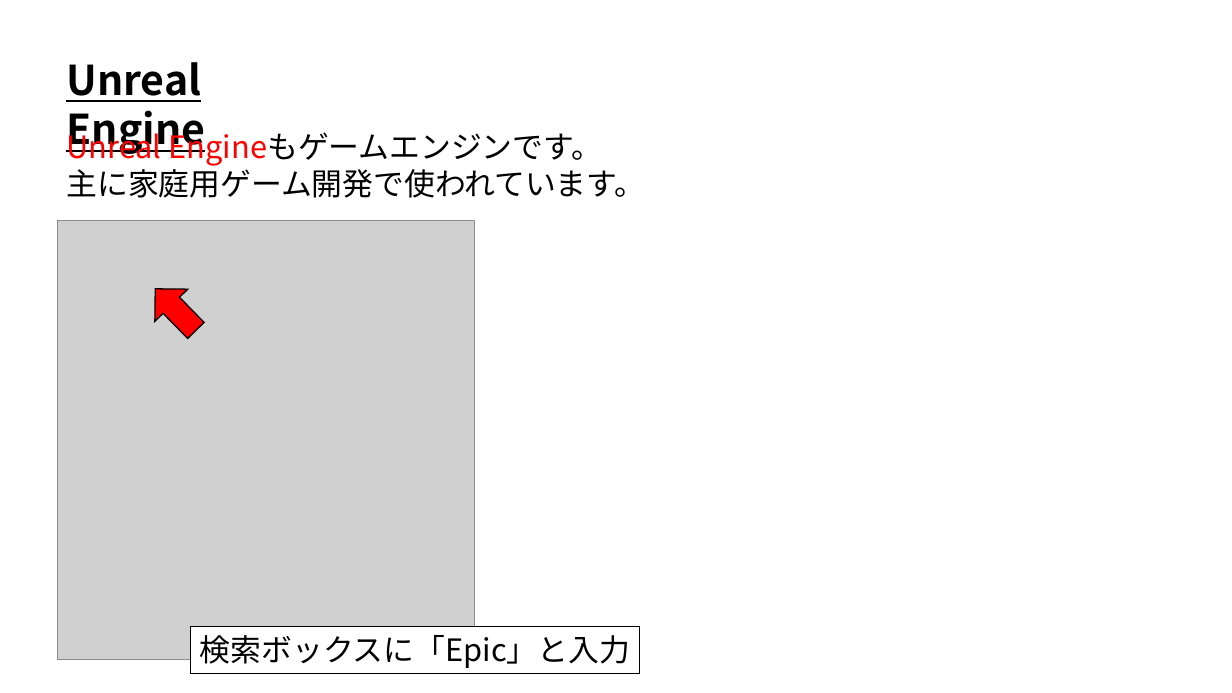
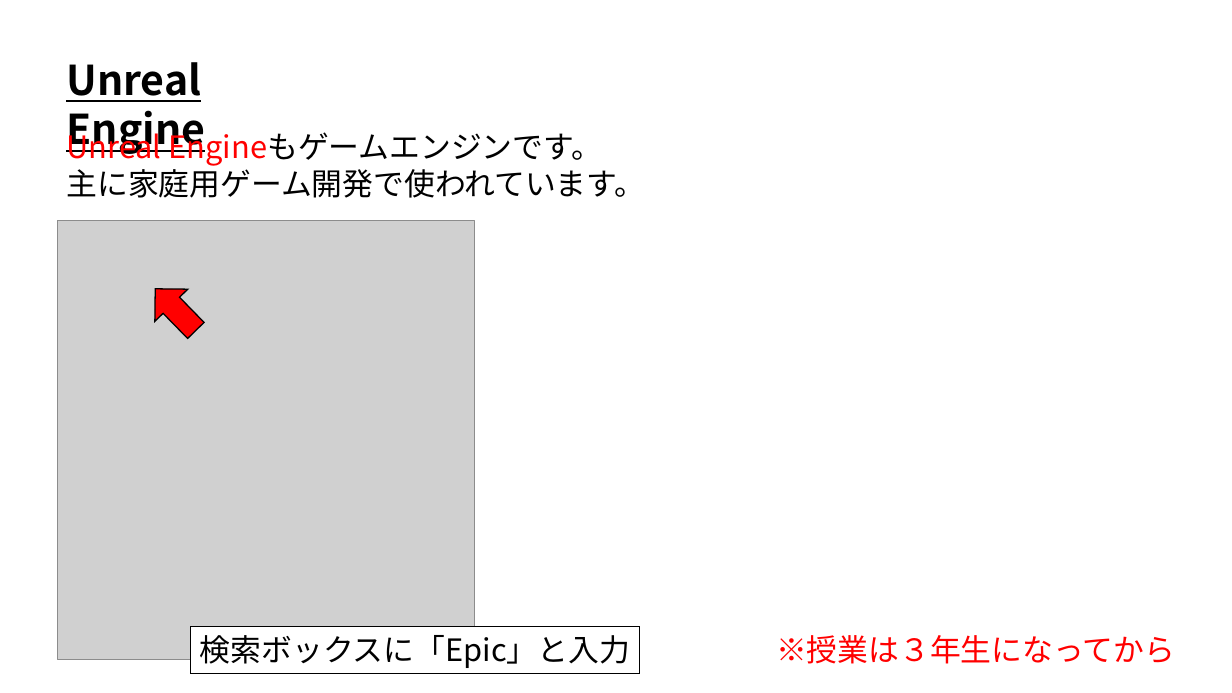
Before and after one commit to ArakiYusuke-Ohara/Textbook, a slide deck: slide 7 of その他/新入生ガイダンス/00_はじめに.pptx. Drawn at 1232x693 pixels with LibreOffice and Linux fonts; fonts in the diff are those of the drawing; grey boxes stand for pictures. Boxes give left, top, right and bottom in pixels: in the first picture for what was removed or moved away, otherwise in the second. Text is boxed around its words. In the diff, an @@ line names an element or a change of style, - is before the commit and + after.

```diff
--- a/その他/新入生ガイダンス/00_はじめに.pptx
+++ b/その他/新入生ガイダンス/00_はじめに.pptx
@@ text added at [776,635,1175,664], 24 pt, text #FF0000 @@
+※授業は３年生になってから
```
Also in this commit, not shown: 1 other file.
